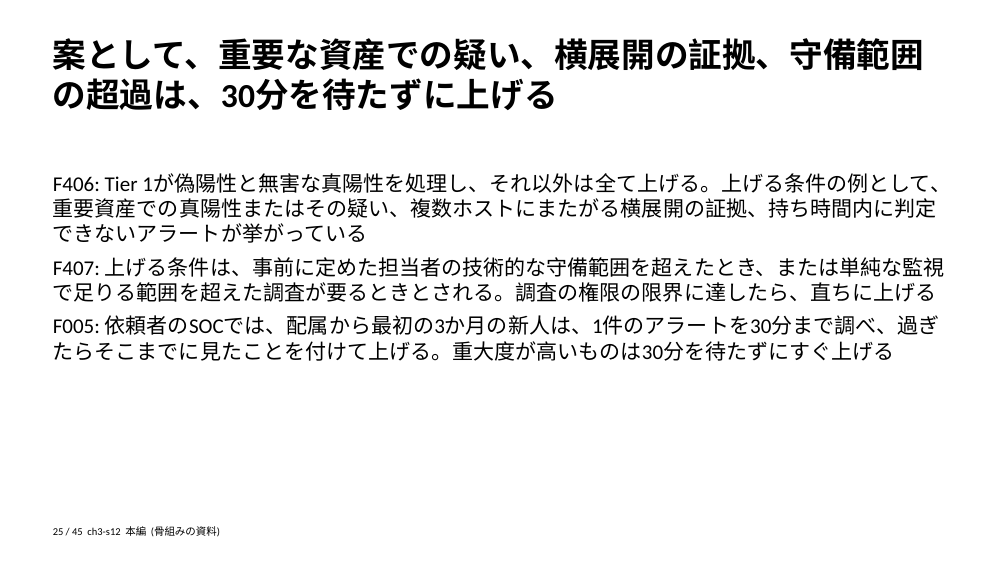
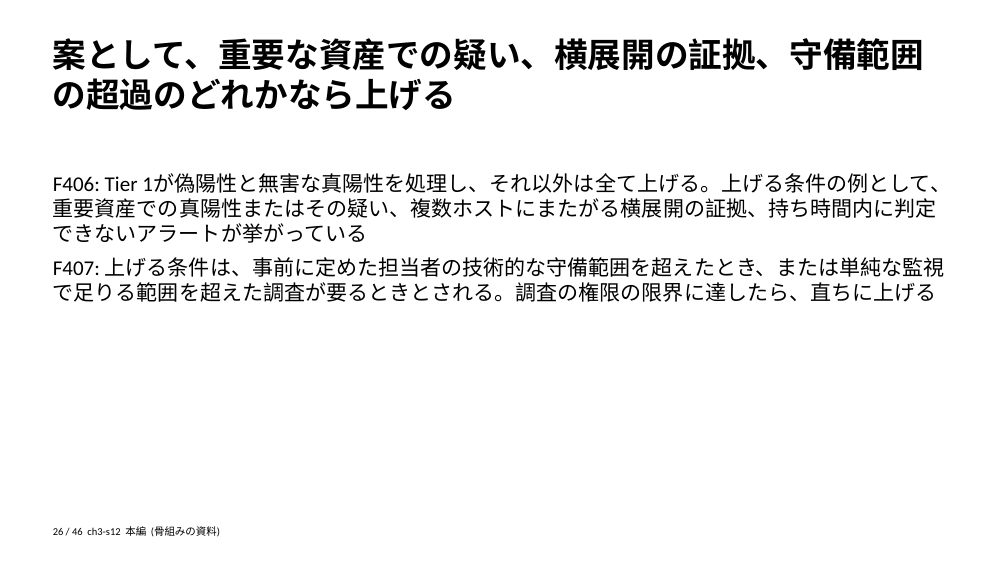
Before and after one commit to zyuuryuu/PPTX-Planner, a slide deck: slide 26 of trial/deck/preview/skeleton.pptx (slide 25 before the commit). Drawn at 1008x567 pixels with LibreOffice and Linux fonts; fonts in the diff are those of the drawing. Boxes give left, top, right and bottom in pixels: in the first picture for what was removed or moved away, otherwise in the second. Text is boxed around its words. In the diff, an @@ line names an element or a change of style, - is before the commit and + after.

```diff
--- a/trial/deck/preview/skeleton.pptx
+++ b/trial/deck/preview/skeleton.pptx
@@ text at [53, 38, 924, 110]: text changed @@
-案として、重要な資産での疑い、横展開の証拠、守備範囲の超過は、30分を待たずに上げる
+案として、重要な資産での疑い、横展開の証拠、守備範囲の超過のどれかなら上げる
@@ text at [53, 315, 940, 361]: paragraph removed @@
-F005: 依頼者のSOCでは、配属から最初の3か月の新人は、1件のアラートを30分まで調べ、過ぎたらそこまでに見たことを付けて上げる。重大度が高いものは30分を待たずにすぐ上げる
@@ text at [53, 526, 220, 537]: text changed @@
-25 / 45 ch3-s12 本編 (骨組みの資料)
+26 / 46 ch3-s12 本編 (骨組みの資料)
```
Also in this commit, not shown: 44 other slides changed, 1 slide added, 4 other files.
